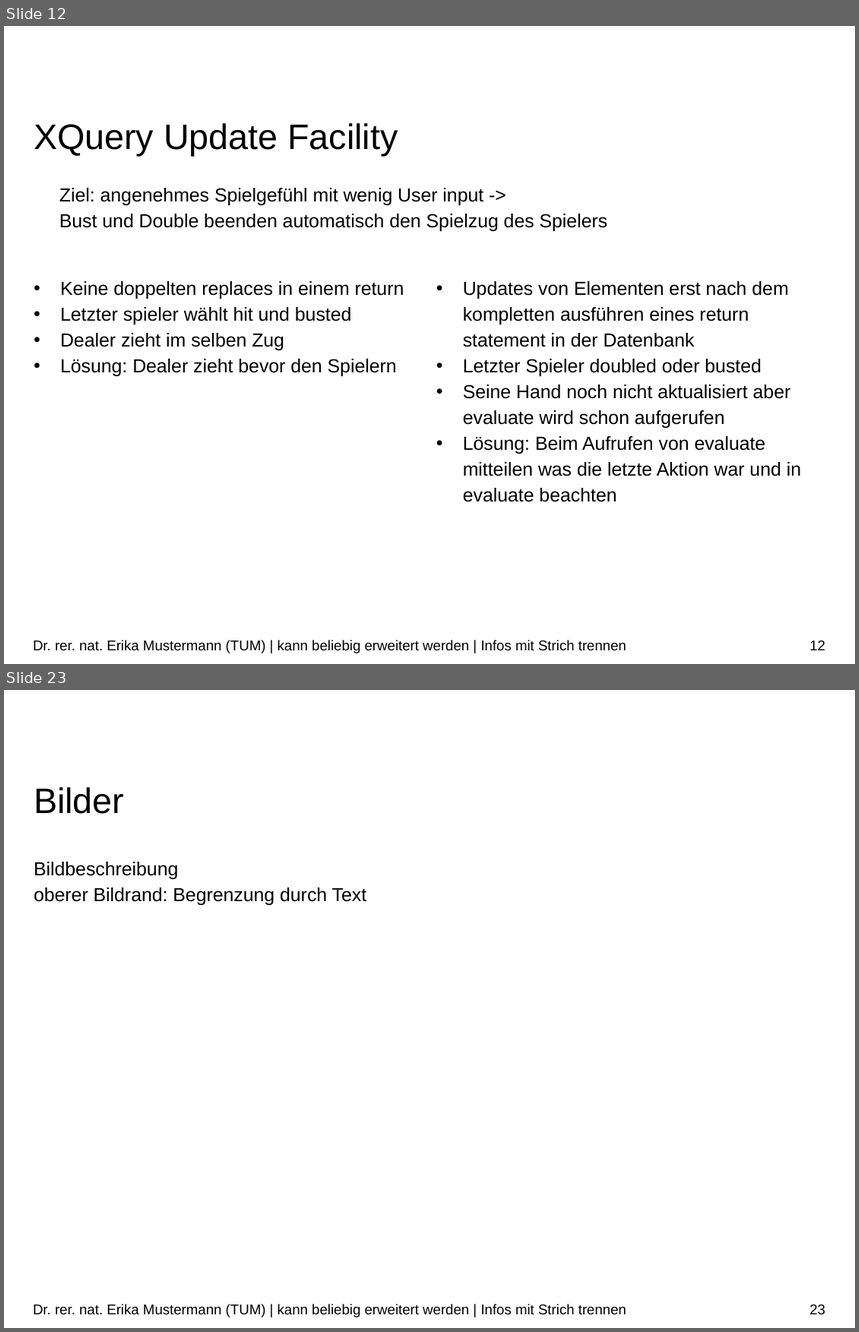
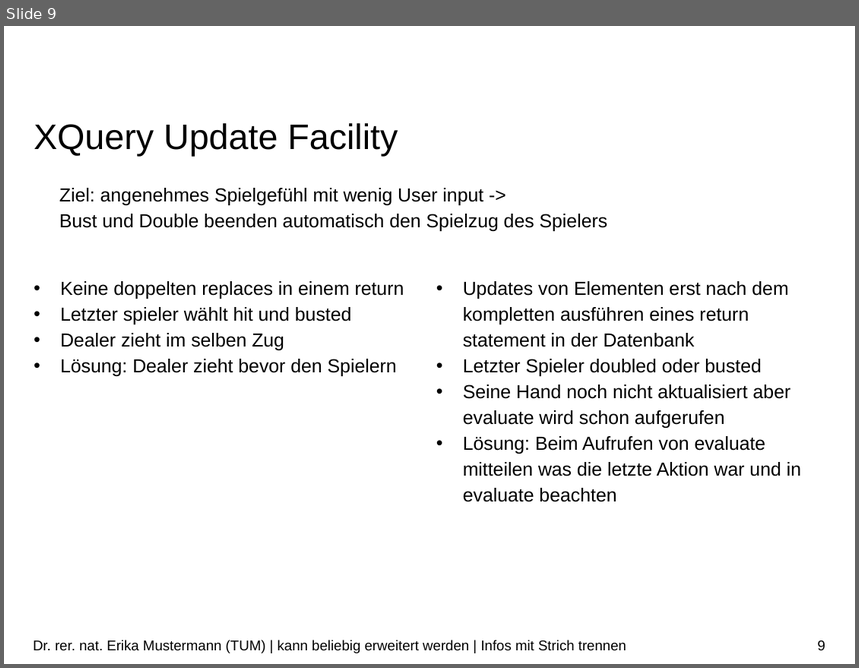
Before and after one commit to danielmeint/xml, a slide deck: presentation/Präsentation.pptx. Shown one above the other, each under a label of ours: slides 12 and 23 before the commit, slide 9 after it; the slides between them are not shown. The pictures are 859x1332 and 859x668 pixels, drawn with LibreOffice and Linux fonts; fonts in the diff are those of the drawing; background and template pictures are left out. Boxes give left, top, right and bottom in pixels: in the first picture for what was removed or moved away, otherwise in the second. Text is boxed around its words. In the diff, an @@ line names an element or a change of style, - is before the commit and + after.

```diff
--- a/presentation/Präsentation.pptx
+++ b/presentation/Präsentation.pptx
@@ slide 23 removed at [4,690,855,1328], background #FFFFFF @@
@@ title removed at [34,787,124,814] @@
-Bilder
@@ text removed at [34,862,367,905] @@
-Bildbeschreibung
-oberer Bildrand: Begrenzung durch Text
@@ text removed at [33,1304,626,1318] @@
-Dr. rer. nat. Erika Mustermann (TUM) | kann beliebig erweitert werden | Infos mit Strich trennen
@@ page number removed at [810,1305,826,1315] @@
-23
@@ what was slide 12 is now slide 9 @@
@@ page number at [818,641,826,651]: text changed @@
-12
+9
```
Also in this commit, not shown: 2 slides changed, 21 other slides removed, 2 other files.
